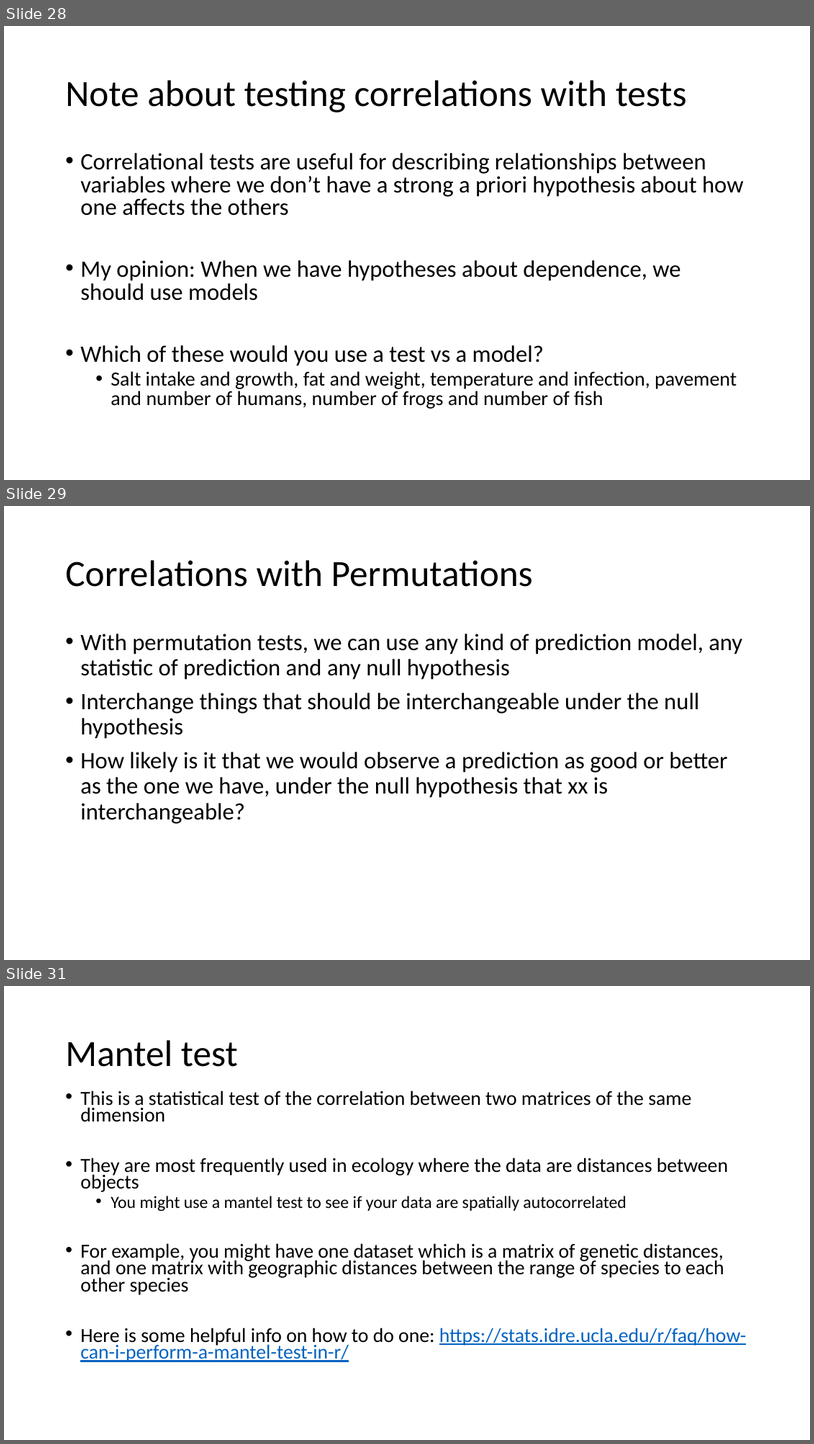
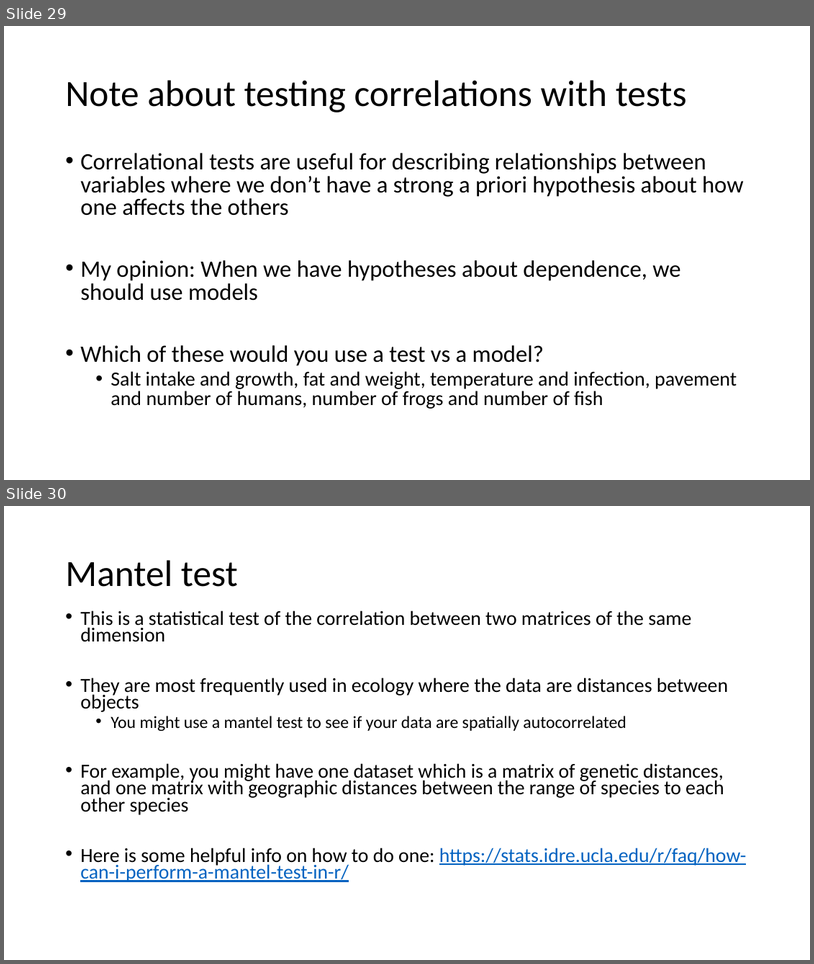
Before and after one commit to VTQuantMethodsEEB/klangwig, a slide deck: lectures/le_5_tests.pptx. Shown one above the other, each under a label of ours: slides 28, 29 and 31 before the commit, slides 29 and 30 after it; the slides between them are not shown. The pictures are 814x1444 and 814x964 pixels, drawn with LibreOffice and Linux fonts; fonts in the diff are those of the drawing. Boxes give left, top, right and bottom in pixels: in the first picture for what was removed or moved away, otherwise in the second. Text is boxed around its words. In the diff, an @@ line names an element or a change of style, - is before the commit and + after.

```diff
--- a/lectures/le_5_tests.pptx
+++ b/lectures/le_5_tests.pptx
@@ slide 29 removed at <box>4,506,810,960</box>, background #FFFFFF @@
@@ title removed at <box>65,560,533,587</box> @@
-Correlations with Permutations
@@ text removed at <box>80,633,743,824</box> @@
-• With permutation tests, we can use any kind of prediction model, any statistic of prediction and any null hypothesis
-• Interchange things that should be interchangeable under the null hypothesis
-• How likely is it that we would observe a prediction as good or better as the one we have, under the null hypothesis that xx is interchangeable?
@@ what was slide 28 is now slide 29 @@
@@ what was slide 31 is now slide 30 @@
```
Also in this commit, not shown: 3 slides changed, 1 slide added, 8 other slides removed, 3 other files.
